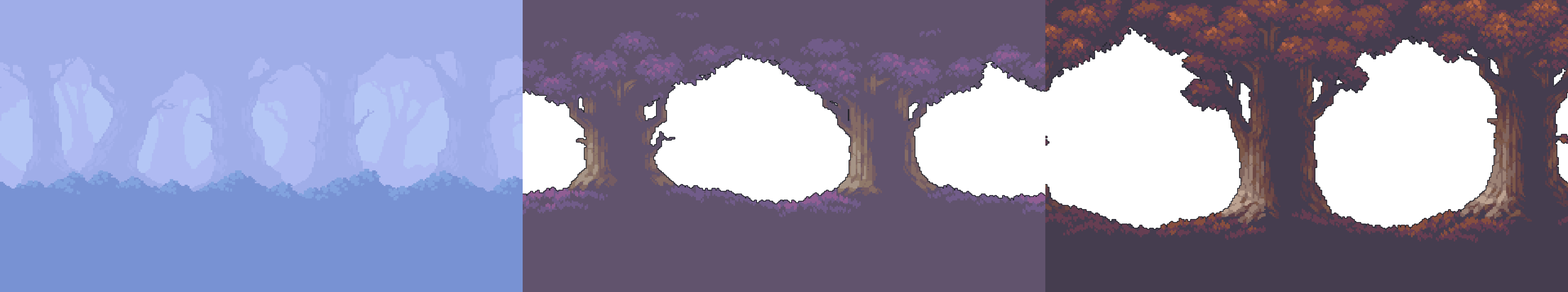
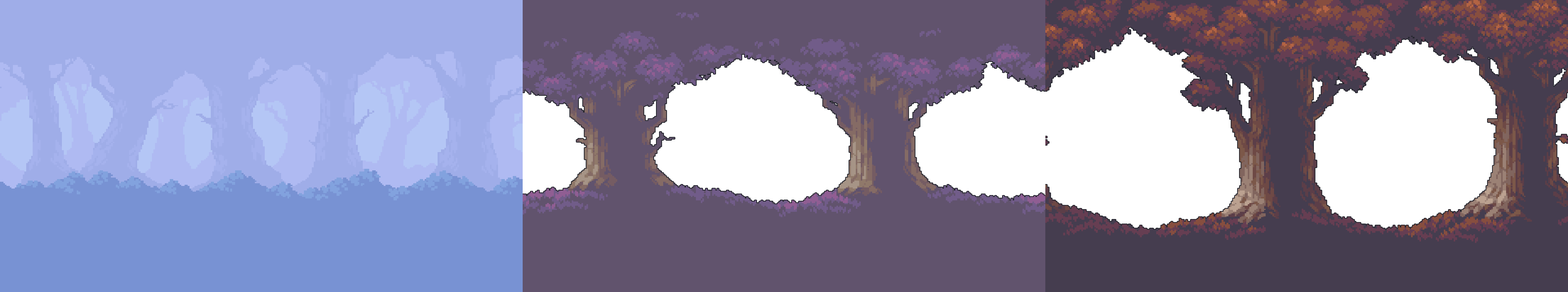
Comparing the layer stacks of the two (1568, 292) images. Changes:
painted on "Rectángulo 3" over (644, 36, 1232, 121)
